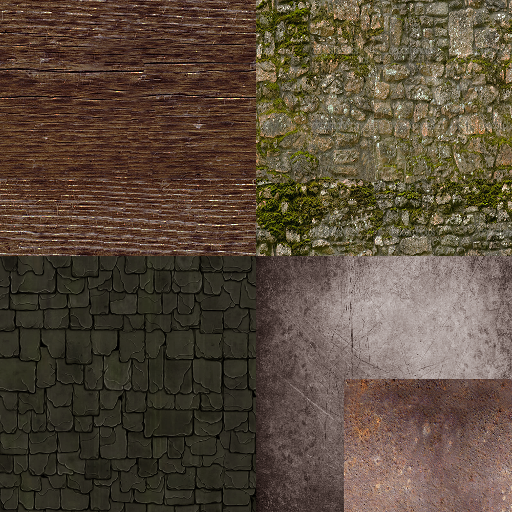
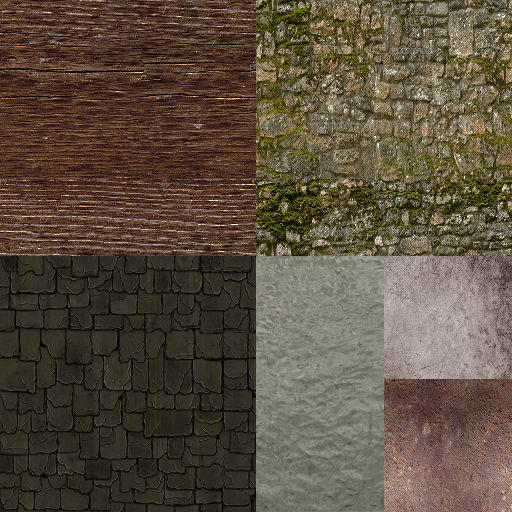
Layers edited between the first and the second (512, 512) image:
renamed "well_buket" to "water", painted on it over [left=256, top=256, right=384, bottom=512]
renamed "Background" to "diffuse", painted on it over [left=256, top=256, right=384, bottom=512]
renamed "well_wood1" to "normal", moved it below "diffuse", painted on it over [left=256, top=256, right=384, bottom=512]
removed layer "well_metal" over [left=344, top=379, right=384, bottom=512]
